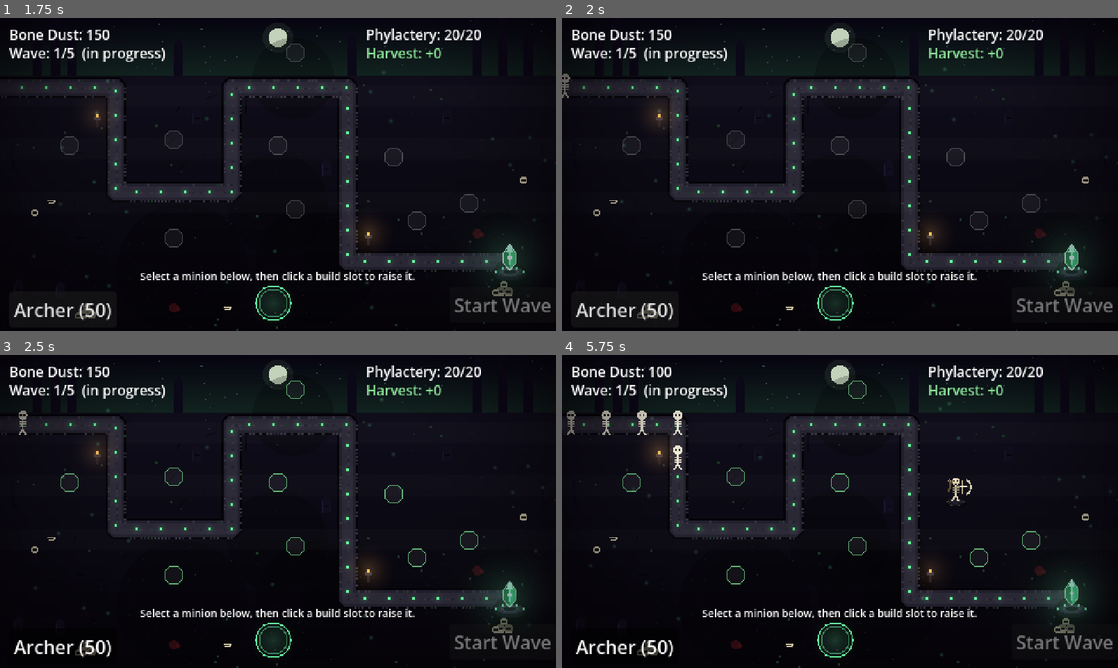
Above: before the commit, frames 1-4 (two rows, left to right).
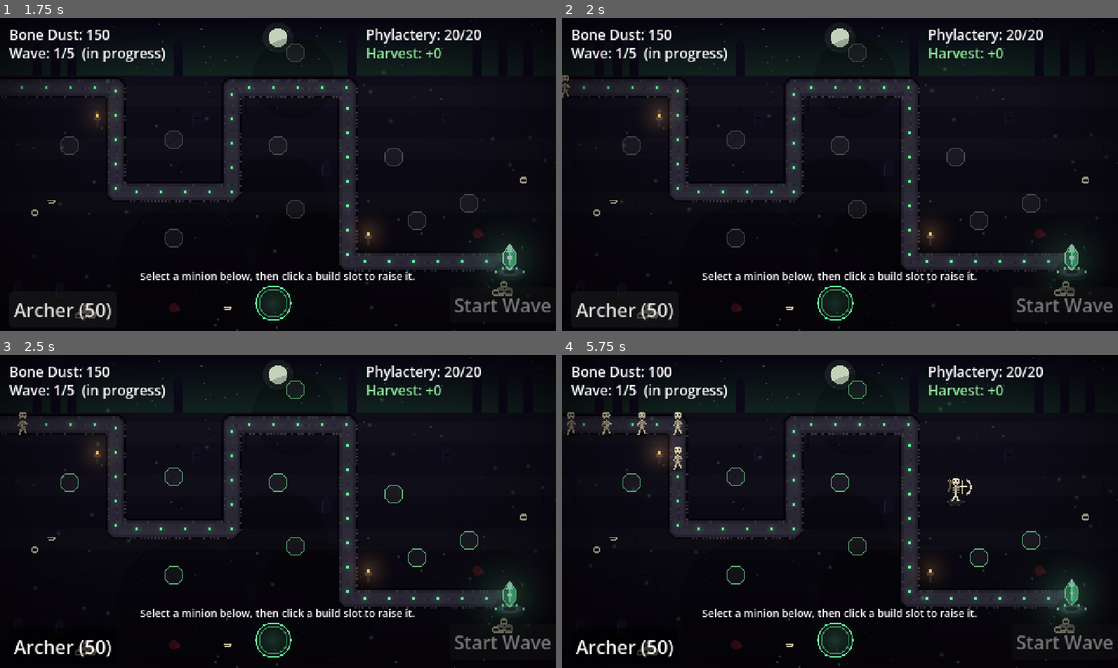
Above: after the commit, the same moments.

Repository: aschollwoeck/debonethemall
Game: Godot game, scene res://scenes/hub/hub.tscn
Two runs of this game, one before a commit and one after it. Both use one fixed random seed, a clock stepped at 60 frames per second and the inputs below.
Inputs (mouse positions are in pixels of both pictures, inside the frame that each line leads up to):
- Up to frame 1 (1.75 s): click "Begin Run >" at 0.5 s; click "Start Wave" at 1.25 s
- Up to frame 2 (2 s): no input
- Up to frame 3 (2.5 s): click "Archer (50)" at 2 s
- Up to frame 4 (5.75 s): click "Archer (50)" at 2.75 s; click "Archer (50)" at 3.5 s; tap A at 4.25, 5 s; move the mouse to (962, 495) at 4.27 s; hold Shift 4.28-5 s; click (962, 495) at 4.42 s; drag from (728, 527) to (812, 574) at 5.02 s

Frame 1 is identical in both runs. In frame 2, less than 0.1% of the frame differs, in the area x 0-2%, y 17-26%; in frame 3, less than 0.1%; in frame 4, 0.4%, in the area x 0-22%, y 17-37%.

Commit message:
feat(visual): re-art enemies + debone stages (M2 slice 5)
Replace the basic enemy shapes with shaded per-stage sprites + a shared cast
shadow (enemy._shadow):
- Skeleton Grunt: marching skeleton -> headless crawler with its popped-off skull
  grinning behind it -> bone pile.
- Skeletal Dog: running bone-hound -> two sliding halves.
- Wraith: hooded ghost -> tattered -> fading wisp.
The macabre debone slapstick (GDD §6, art-direction §7) now reads. Visual-only:
all stats / armor / take_damage / stage logic unchanged; pruned unused color
consts. 60 tests green; screenshot-verified across all stages.

Co-Authored-By: Claude Opus 4.8 (1M context) <noreply@anthropic.com>
Claude-Session: https://claude.ai/code/session_01P8fbTuTW77i57Wh6oPPauN

Diff:
--- a/scripts/enemies/enemy.gd
+++ b/scripts/enemies/enemy.gd
@@ -117,6 +117,15 @@
 	pass
 
 
+## Soft cast shadow under the enemy (shared grounding; subclasses call it from _draw).
+func _shadow(alpha: float = 0.35) -> void:
+	var pts := PackedVector2Array()
+	for i in 12:
+		var a := i * TAU / 12.0
+		pts.append(Vector2(cos(a) * 6.0, 8.0 + sin(a) * 2.4))
+	draw_colored_polygon(pts, Color(0, 0, 0, alpha))
+
+
 func _die() -> void:
 	if _dead:
 		return
--- a/scripts/enemies/skeletal_dog.gd
+++ b/scripts/enemies/skeletal_dog.gd
@@ -1,10 +1,6 @@
 extends Enemy
 ## Skeletal dog — UNARMORED, fast rusher. Strong target for Pierce (shreds soft), poor for
 ## the slow Blunt golem (too fast to pin). Debones: whole hound → split halves sliding → gone.
-
-const BONE := Color("d8d2c4")
-const DARK := Color("1a141f")
-
 
 func _ready() -> void:
 	max_hp = 32.0
@@ -19,32 +15,44 @@
 
 
 func _draw() -> void:
-	var col := BONE.lerp(Color.WHITE, _hit_flash * 0.8)
+	_shadow()
+	var f := _hit_flash * 0.7
+	var ol := Color("241f19").lerp(Color.WHITE, f * 0.5)
+	var lo := Color("8f856a").lerp(Color.WHITE, f)
+	var mid := Color("c8bd9c").lerp(Color.WHITE, f)
 	if stage == 0:
-		_draw_whole(col)
+		_draw_whole(ol, lo, mid)
 	else:
-		_draw_split(col)
+		_draw_split(ol, lo, mid)
 
 
-func _draw_whole(col: Color) -> void:
-	# body spine
-	draw_line(Vector2(-6, 0), Vector2(5, 0), col, 1.5)
-	# ribs
-	for x in [-4.0, -1.0, 2.0]:
-		draw_line(Vector2(x, -2), Vector2(x, 2), col, 1.0)
-	# skull (snout forward, moving right)
-	draw_circle(Vector2(6, -1), 2.5, col)
-	draw_line(Vector2(8, -1), Vector2(10, 0), col, 1.0)   # snout
-	draw_circle(Vector2(6, -1.5), 0.7, DARK)              # eye
-	# legs
-	draw_line(Vector2(-4, 2), Vector2(-5, 5), col, 1.0)
-	draw_line(Vector2(2, 2), Vector2(3, 5), col, 1.0)
+func _draw_whole(ol: Color, lo: Color, mid: Color) -> void:
+	draw_line(Vector2(-6, -1), Vector2(5, -1), mid, 1.5)    # spine
+	for x in [-4.0, -1.0, 2.0]:                             # ribs
+		draw_line(Vector2(x, -3), Vector2(x, 1), lo, 1.0)
+	# skull + snout, facing the direction of travel (right)
+	draw_circle(Vector2(6, -2), 2.6, mid)
+	draw_line(Vector2(8, -2), Vector2(11, -1), mid, 1.0)    # snout
+	draw_circle(Vector2(6, -2.5), 0.7, ol)                 # eye
+	draw_line(Vector2(5, -4), Vector2(6, -5), lo, 1.0)      # ear
+	# running legs (splayed)
+	draw_line(Vector2(-4, 1), Vector2(-6, 4), mid, 1.0)
+	draw_line(Vector2(-3, 1), Vector2(-1, 4), lo, 1.0)
+	draw_line(Vector2(2, 1), Vector2(0, 4), mid, 1.0)
+	draw_line(Vector2(3, 1), Vector2(5, 4), lo, 1.0)
+	draw_line(Vector2(-6, -1), Vector2(-9, -3), lo, 1.0)    # tail
 
 
-func _draw_split(col: Color) -> void:
-	# front half (skull) skidding ahead
-	draw_circle(Vector2(5, -1), 2.5, col)
-	draw_line(Vector2(2, 0), Vector2(5, 0), col, 1.5)
-	# rear half trailing
-	draw_line(Vector2(-7, 1), Vector2(-3, 1), col, 1.5)
-	draw_line(Vector2(-5, 1), Vector2(-6, 4), col, 1.0)
+func _draw_split(ol: Color, lo: Color, mid: Color) -> void:
+	# front half skids ahead...
+	draw_line(Vector2(2, -1), Vector2(6, -1), mid, 1.5)
+	draw_circle(Vector2(7, -2), 2.4, mid)
+	draw_line(Vector2(9, -2), Vector2(11, -1), mid, 1.0)
+	draw_circle(Vector2(7, -2.5), 0.6, ol)
+	draw_line(Vector2(3, 1), Vector2(2, 4), mid, 1.0)
+	draw_line(Vector2(5, 1), Vector2(6, 4), lo, 1.0)
+	# ...rear half tumbles behind
+	draw_line(Vector2(-8, 0), Vector2(-4, 0), mid, 1.5)
+	draw_line(Vector2(-8, 0), Vector2(-11, -2), lo, 1.0)   # tail
+	draw_line(Vector2(-6, 1), Vector2(-7, 5), mid, 1.0)
+	draw_line(Vector2(-4, 1), Vector2(-3, 5), lo, 1.0)
--- a/scripts/enemies/skeleton_grunt.gd
+++ b/scripts/enemies/skeleton_grunt.gd
@@ -1,10 +1,6 @@
 extends Enemy
 ## Skeleton grunt — BONE armor. Weak to Blunt (shatters), resists Pierce (rattles through
 ## ribs). Debones in three stages: whole skeleton → skull-off crawler (slower) → bone pile.
-
-const BONE := Color("e8e2d0")
-const DARK := Color("1a141f")
-
 
 func _ready() -> void:
 	max_hp = 70.0
@@ -19,41 +15,60 @@
 
 
 func _draw() -> void:
-	var col := BONE.lerp(Color.WHITE, _hit_flash * 0.8)
+	_shadow()
+	var f := _hit_flash * 0.7
+	var ol := Color("241f19").lerp(Color.WHITE, f * 0.5)
+	var lo := Color("8f856a").lerp(Color.WHITE, f)
+	var mid := Color("c8bd9c").lerp(Color.WHITE, f)
+	var hi := Color("efe6cd").lerp(Color.WHITE, f)
 	match stage:
 		0:
-			_draw_whole(col)
+			_draw_whole(ol, lo, mid, hi)
 		1:
-			_draw_crawler(col)
+			_draw_crawler(ol, lo, mid)
 		_:
-			_draw_pile(col)
+			_draw_pile(ol, lo, mid)
 
 
-func _draw_whole(col: Color) -> void:
+func _draw_whole(ol: Color, lo: Color, mid: Color, hi: Color) -> void:
+	# marching legs
+	draw_line(Vector2(-1, 3), Vector2(-3, 9), mid, 1.5)
+	draw_line(Vector2(1, 3), Vector2(3, 8), mid, 1.5)
+	draw_rect(Rect2(-2, 2, 4, 2), lo)                 # pelvis
+	draw_line(Vector2(0, -4), Vector2(0, 3), mid, 1.5)  # spine
+	for ry in [-3.0, -1.0, 1.0]:                      # ribs
+		draw_line(Vector2(-3, ry), Vector2(3, ry + 0.4), lo, 1.0)
+	draw_line(Vector2(-1, -3), Vector2(-4, 1), mid, 1.0)  # arms
+	draw_line(Vector2(1, -3), Vector2(4, 0), mid, 1.0)
 	# skull
-	draw_circle(Vector2(0, -8), 4.0, col)
-	draw_circle(Vector2(-1.5, -8), 1.0, DARK)
-	draw_circle(Vector2(1.5, -8), 1.0, DARK)
-	# spine
-	draw_line(Vector2(0, -4), Vector2(0, 4), col, 1.5)
-	# ribs
-	for y in [-2.0, 0.0, 2.0]:
-		draw_line(Vector2(-3, y), Vector2(3, y), col, 1.0)
-	# legs
-	draw_line(Vector2(0, 4), Vector2(-3, 9), col, 1.5)
-	draw_line(Vector2(0, 4), Vector2(3, 9), col, 1.5)
+	draw_circle(Vector2(0, -8), 3.4, mid)
+	draw_circle(Vector2(-1, -9), 1.1, hi)             # highlight
+	draw_rect(Rect2(-2, -9, 1.4, 1.4), ol)            # eye sockets
+	draw_rect(Rect2(0.6, -9, 1.4, 1.4), ol)
+	draw_rect(Rect2(-1.2, -6, 2.4, 1), ol)            # grinning teeth
 
 
-func _draw_crawler(col: Color) -> void:
-	# no skull, dragging ribcage
-	draw_line(Vector2(-4, 2), Vector2(4, 2), col, 1.5)
-	for x in [-3.0, 0.0, 3.0]:
-		draw_line(Vector2(x, 0), Vector2(x, 4), col, 1.0)
-	# one clawing arm
-	draw_line(Vector2(4, 2), Vector2(7, 5), col, 1.0)
+func _draw_crawler(ol: Color, lo: Color, mid: Color) -> void:
+	# headless torso dragging itself forward, one clawing arm
+	draw_line(Vector2(-5, 3), Vector2(4, 3), mid, 1.5)   # dragging ribcage
+	for x in [-3.0, -1.0, 1.0, 3.0]:
+		draw_line(Vector2(x, 1), Vector2(x, 4), lo, 1.0)
+	draw_line(Vector2(4, 3), Vector2(6, 2), mid, 1.0)    # neck stub (no skull)
+	draw_line(Vector2(5, 3), Vector2(8, 5), mid, 1.0)    # clawing arm
+	draw_line(Vector2(8, 5), Vector2(9.5, 4), lo, 1.0)   # claw
+	draw_line(Vector2(-5, 3), Vector2(-7, 6), lo, 1.0)   # dragging leg
+	# the gag: the skull popped off and rolled behind, still grinning
+	draw_circle(Vector2(-8, 4), 2.4, mid)
+	draw_rect(Rect2(-9, 3.4, 1, 1), ol)
+	draw_rect(Rect2(-7.4, 3.4, 1, 1), ol)
+	draw_rect(Rect2(-8.4, 5, 1.6, 0.7), ol)              # grin
 
 
-func _draw_pile(col: Color) -> void:
-	draw_line(Vector2(-4, 5), Vector2(3, 6), col, 1.0)
-	draw_line(Vector2(-3, 7), Vector2(4, 5), col, 1.0)
-	draw_circle(Vector2(2, 5), 1.5, col)
+func _draw_pile(ol: Color, lo: Color, mid: Color) -> void:
+	# collapsed heap, skull half-buried grinning up
+	draw_line(Vector2(-5, 5), Vector2(3, 6), lo, 1.0)
+	draw_line(Vector2(-3, 7), Vector2(4, 5), lo, 1.0)
+	draw_line(Vector2(-1, 4), Vector2(2, 7), lo, 1.0)
+	draw_circle(Vector2(1, 6), 2.2, mid)
+	draw_rect(Rect2(0.2, 5.4, 0.9, 0.9), ol)
+	draw_rect(Rect2(1.6, 5.4, 0.9, 0.9), ol)
--- a/scripts/enemies/wraith.gd
+++ b/scripts/enemies/wraith.gd
@@ -19,32 +19,36 @@
 
 
 func _draw() -> void:
+	_shadow(0.16)   # barely touches the ground — it floats
 	# fades as it debones; hit-flash brightens
-	var alpha: float = [0.7, 0.5, 0.32][stage] if stage < 3 else 0.32
-	var col := GHOST.lerp(Color.WHITE, _hit_flash * 0.7)
-	col.a = alpha
+	var alpha: float = [0.62, 0.42, 0.28][stage] if stage < 3 else 0.28
+	var body := GHOST.lerp(Color.WHITE, _hit_flash * 0.6)
+	body.a = alpha
+	var crown := Color(body.r, body.g, body.b, min(1.0, alpha + 0.22))
+	var eye := Color(0.85, 1.0, 0.9, min(1.0, alpha + 0.4))
 	match stage:
 		0:
-			_draw_shroud(col, 9.0, 6)
+			_draw_ghost(body, crown, eye, 1.0, 5)
 		1:
-			_draw_shroud(col, 7.0, 4)
+			_draw_ghost(body, crown, eye, 0.8, 6)   # smaller, more ragged
 		_:
-			# wisp: a small trailing smear
-			draw_circle(Vector2(0, -2), 2.5, col)
-			draw_line(Vector2(-3, 2), Vector2(2, 4), col, 1.0)
-	# glowing eyes (dim as it fades)
-	if stage < 2:
-		var eye := Color(GHOST.r, GHOST.g, GHOST.b, min(1.0, alpha + 0.3))
-		draw_circle(Vector2(-2, -3), 0.9, eye)
-		draw_circle(Vector2(2, -3), 0.9, eye)
+			# wisp: a fading smear, one dim eye
+			draw_circle(Vector2(0, -2), 2.4, body)
+			draw_line(Vector2(-3, 1), Vector2(2, 3), body, 1.0)
+			draw_circle(Vector2(0, -3), 0.8, eye)
 
 
-func _draw_shroud(col: Color, height: float, tails: int) -> void:
-	var pts := PackedVector2Array([Vector2(-5, 2), Vector2(-5, -height * 0.4), Vector2(0, -height),
-		Vector2(5, -height * 0.4), Vector2(5, 2)])
-	# tattered lower edge
-	for i in range(tails + 1):
-		var x := lerpf(5.0, -5.0, float(i) / tails)
-		var y := 2.0 + (3.0 if i % 2 == 0 else 0.0)
+## Hooded shroud tapering to a tattered lower edge. `sc` scales it, `tails` sets the raggedness.
+func _draw_ghost(body: Color, crown: Color, eye: Color, sc: float, tails: int) -> void:
+	var pts := PackedVector2Array([
+		Vector2(-6 * sc, 2), Vector2(-6 * sc, -6 * sc), Vector2(0, -13 * sc),
+		Vector2(6 * sc, -6 * sc), Vector2(6 * sc, 2)])
+	for i in range(tails + 1):                       # tattered hem
+		var x := lerpf(6.0 * sc, -6.0 * sc, float(i) / tails)
+		var y := 2.0 + (3.5 if i % 2 == 0 else 0.5)
 		pts.append(Vector2(x, y))
-	draw_colored_polygon(pts, col)
+	draw_colored_polygon(pts, body)
+	draw_colored_polygon(PackedVector2Array([                       # lit crown
+		Vector2(-3 * sc, -8 * sc), Vector2(0, -13 * sc), Vector2(3 * sc, -8 * sc), Vector2(0, -6 * sc)]), crown)
+	draw_circle(Vector2(-2 * sc, -7 * sc), 1.0, eye)                # glowing eyes
+	draw_circle(Vector2(2 * sc, -7 * sc), 1.0, eye)
Not shown, changed: CHANGELOG.md
